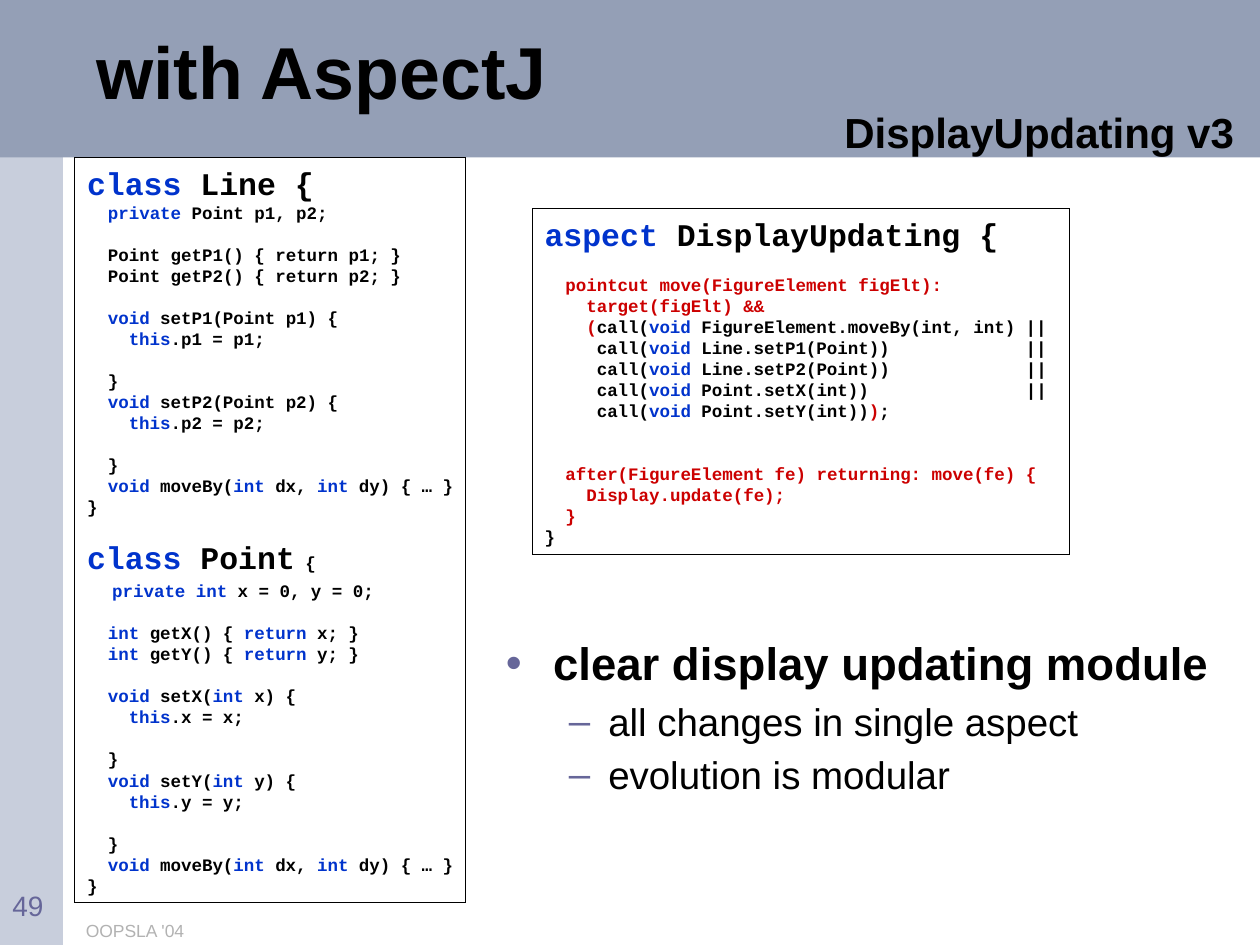
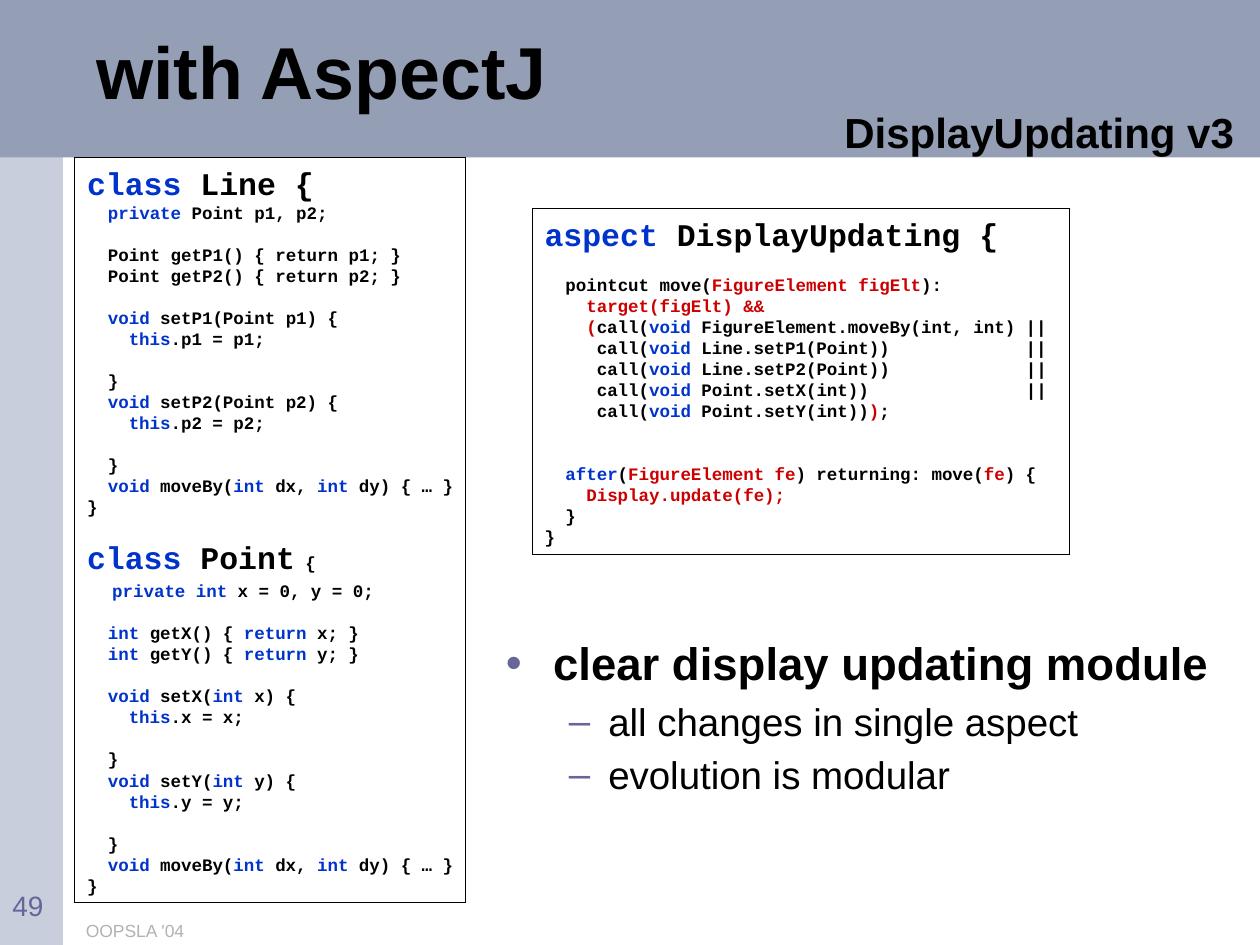
Before and after one commit to eclipse-aspectj/aspectj, a slide deck: slide 49 of docs/teaching/tutorial.ppt. Drawn at 1260x945 pixels with LibreOffice and Linux fonts; fonts in the diff are those of the drawing. Boxes give left, top, right and bottom in pixels: in the first picture for what was removed or moved away, otherwise in the second. Text is boxed around its words. In the diff, an @@ line names an element or a change of style, - is before the commit and + after.

```diff
--- a/docs/teaching/tutorial.ppt
+++ b/docs/teaching/tutorial.ppt
@@ text in rectangle at (565,279,1016,484): text colour #CC0000 to #000000 in "pointcut move(FigureElement figElt):", "after(FigureElement fe) returning: move(fe) {", "}"; text colour #CC0000 to #0033CC in "after(FigureElement" @@
```
Also in this commit, not shown: 6 other slides changed.
